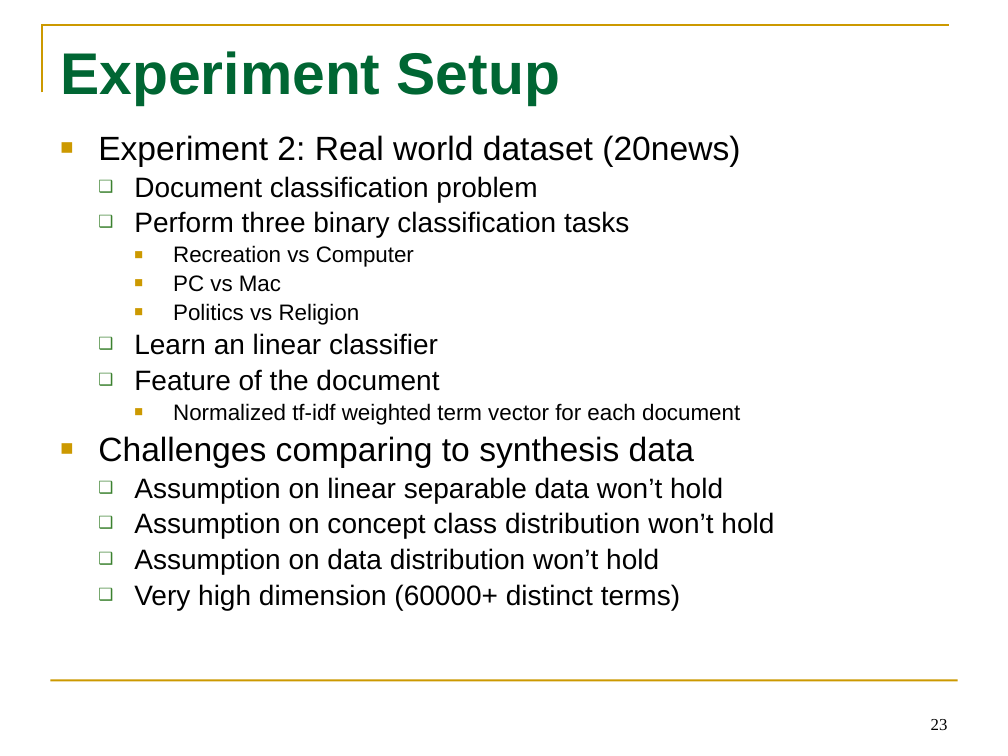
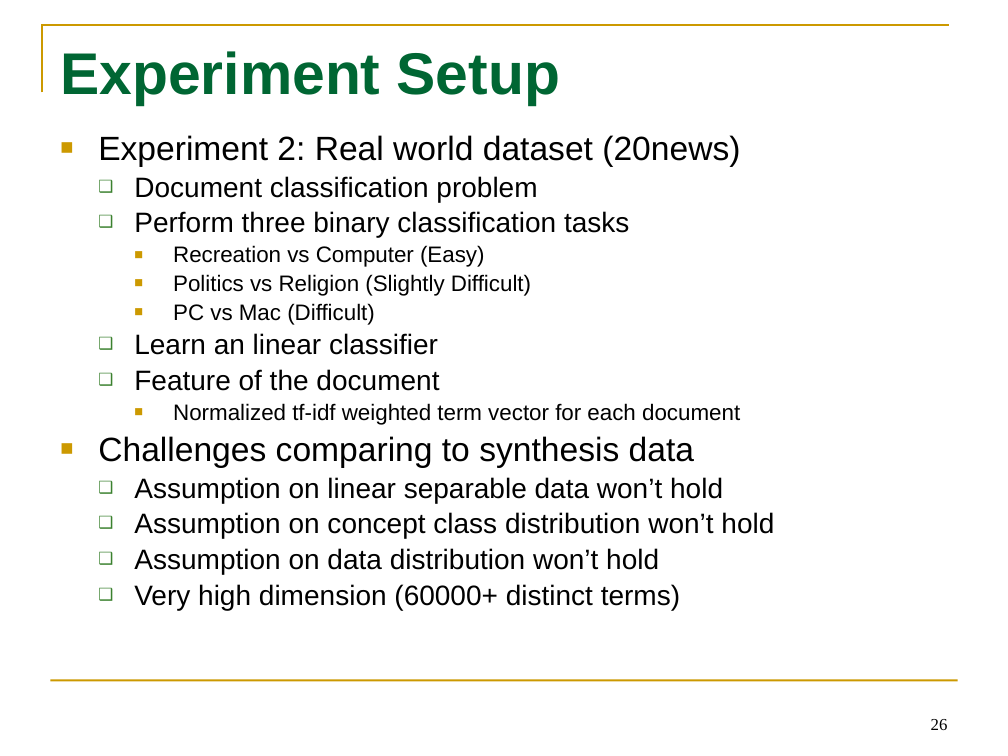
Before and after one commit to tttyy/Active-Learning, a slide deck: slide 26 of presentation/Activelearning.pptx (slide 23 before the commit). Drawn at 1008x756 pixels with LibreOffice and Linux fonts; fonts in the diff are those of the drawing. Boxes give left, top, right and bottom in pixels: in the first picture for what was removed or moved away, otherwise in the second. Text is boxed around its words. In the diff, an @@ line names an element or a change of style, - is before the commit and + after.

```diff
--- a/presentation/Activelearning.pptx
+++ b/presentation/Activelearning.pptx
@@ text at (x1=173, y1=245, x2=531, y2=325): text changed @@
-    ■ Recreation vs Computer
-    ■ PC vs Mac
-    ■ Politics vs Religion
+    ■ Recreation vs Computer (Easy)
+    ■ Politics vs Religion (Slightly Difficult)
+    ■ PC vs Mac (Difficult)
@@ page number at (x1=931, y1=719, x2=948, y2=730): text changed @@
-23
+26
```
Also in this commit, not shown: 14 other slides changed, 3 slides added.
